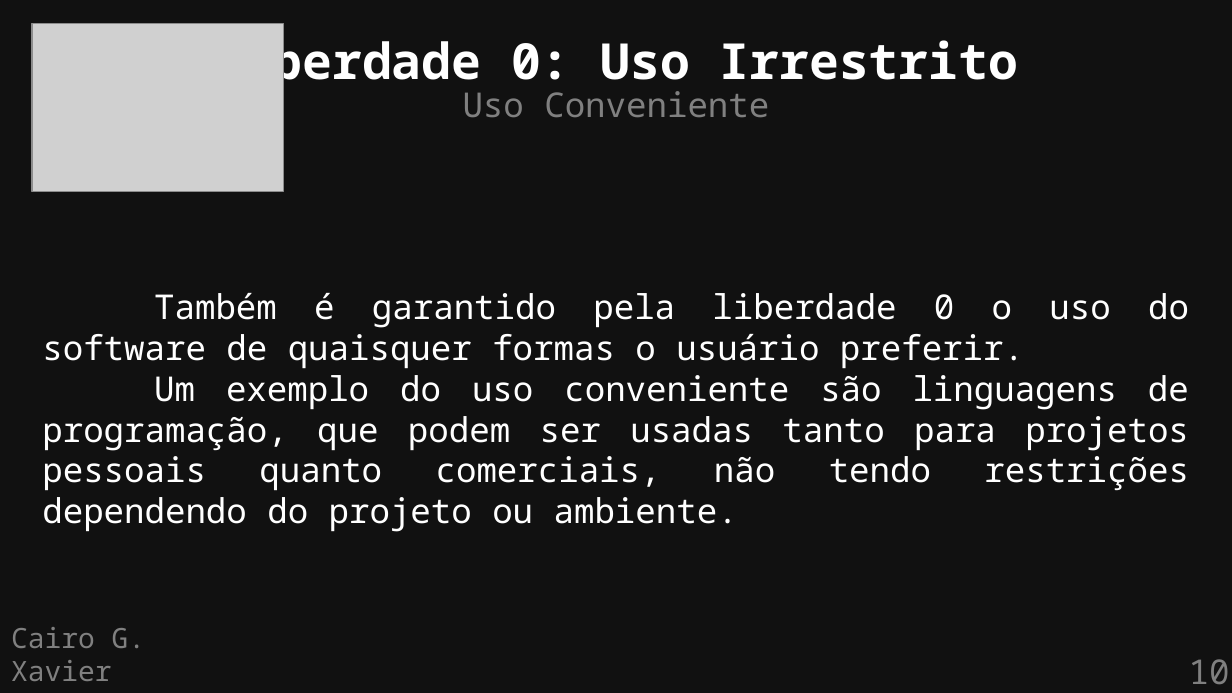
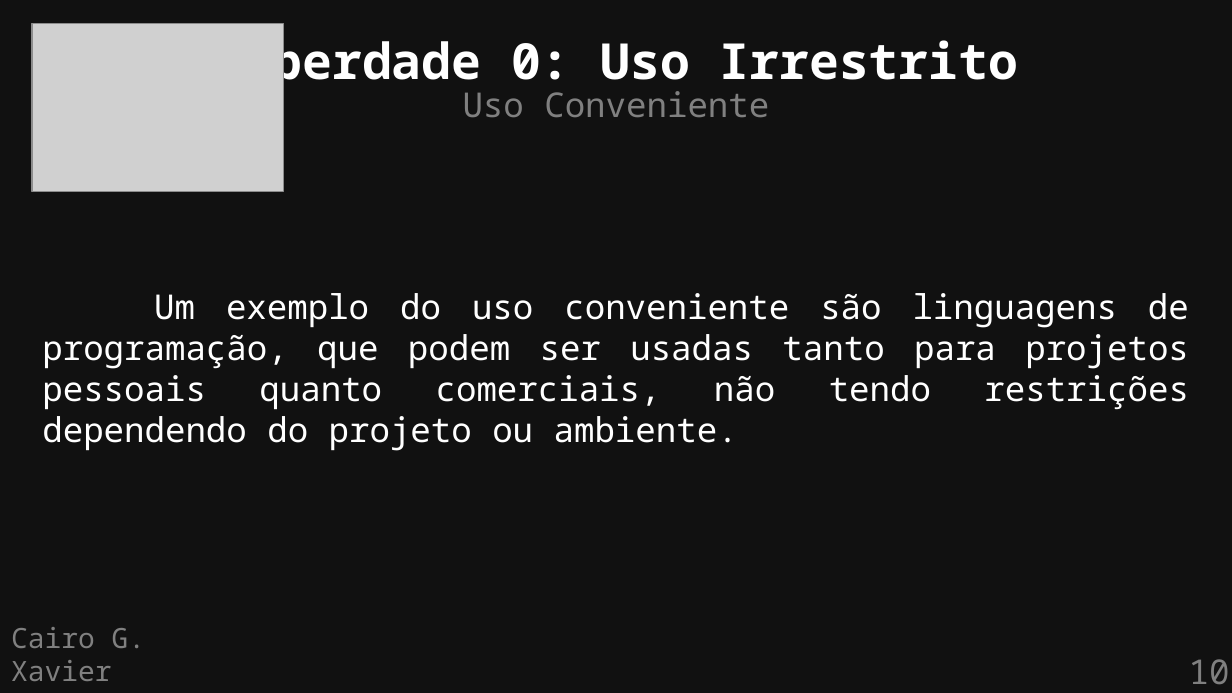
Before and after one commit to cairoGarcia/flisol-2026-ufmg, a slide deck: slide 10 of slides/definicao.odp. Drawn at 1232x693 pixels with LibreOffice and Linux fonts; fonts in the diff are those of the drawing; grey boxes stand for pictures. Boxes give left, top, right and bottom in pixels: in the first picture for what was removed or moved away, otherwise in the second. Text is boxed around its words. In the diff, an @@ line names an element or a change of style, - is before the commit and + after.

```diff
--- a/slides/definicao.odp
+++ b/slides/definicao.odp
@@ text at (42, 293, 1189, 369): paragraph removed @@
-Também é garantido pela liberdade 0 o uso do software de quaisquer formas o usuário preferir.
```
Also in this commit, not shown: 9 other slides changed, 2 other files.
